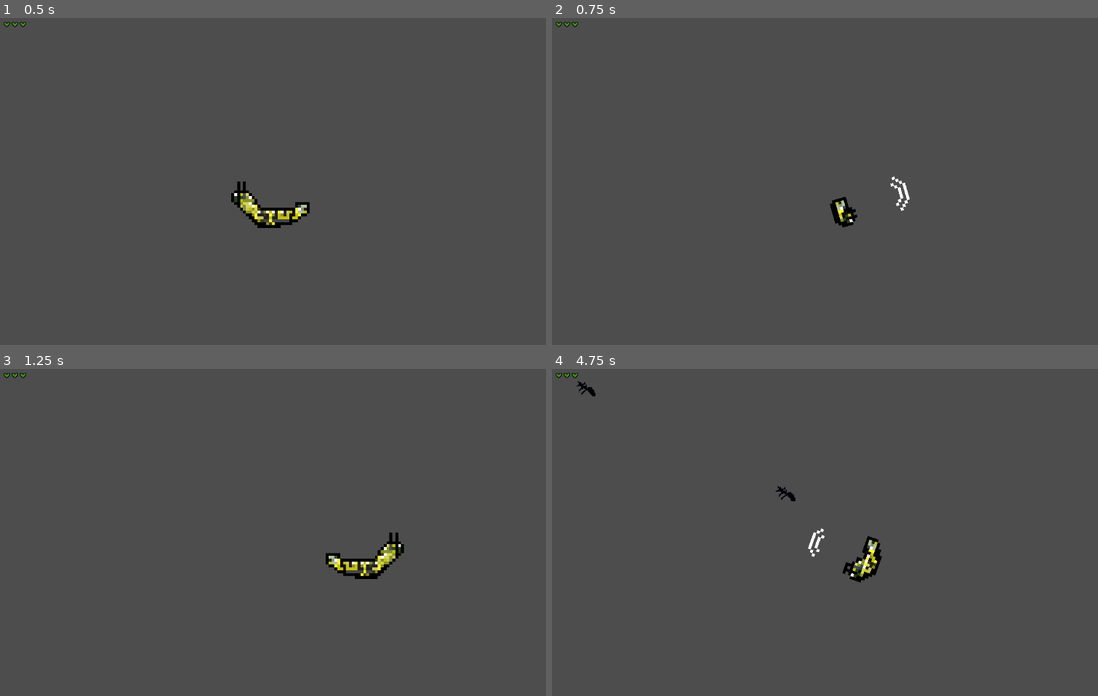
Above: before the commit, frames 1-4 (two rows, left to right).
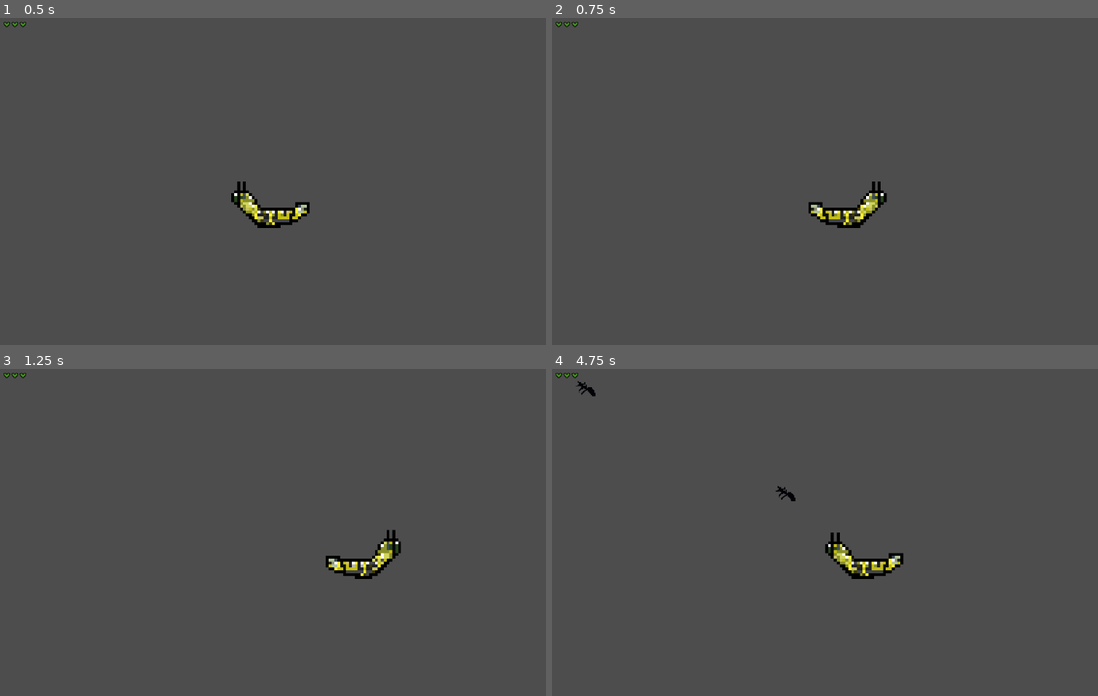
Above: after the commit, the same moments.

Repository: Armand-Alvarez/metamorphosis---jam-77
Game: Godot game, scene res://src/scenes/game.tscn
Same seed, same stepped clock (60 frames per second), same inputs: the game is played once before the commit and once after it.
Inputs (mouse positions are in pixels of both pictures, inside the frame that each line leads up to):
- Up to frame 1 (0.5 s): no input
- Up to frame 2 (0.75 s): tap Enter at 0.5 s; move the mouse to (972, 165) at 0.52 s; press the mouse at (972, 165) at 0.53 s; hold D (move_right) from 0.53 s (still down)
- Up to frame 3 (1.25 s): keep holding D (move_right)
- Up to frame 4 (4.75 s): move the mouse to (726, 548) at 1.27 s; release D (move_right) at 1.28 s; release the mouse at (726, 548) at 1.28 s; hold S (move_down) 1.28-2.03 s; click (726, 548) at 1.35 s; move the mouse to (901, 460) at 2.02 s; press the mouse at (901, 460) at 2.03 s; hold D (move_right) 2.03-2.78 s; tap Space (spawn_mob) at 2.1, 4.35 s; move the mouse to (814, 597) at 2.77 s; release the mouse at (814, 597) at 2.78 s; hold W (move_up) 2.78-3.53 s; click (814, 597) at 2.85 s; move the mouse to (1016, 581) at 3.52 s; press the mouse at (1016, 581) at 3.53 s; hold A (move_left) from 3.53 s (still down); move the mouse to (666, 483) at 4.27 s; release the mouse at (666, 483) at 4.28 s; click (666, 483) at 4.55 s

Frame 1 is identical in both runs. In frame 2, 1.0% of the frame differs, in the area x 47-66%, y 48-65%; in frame 3, 0.5%; in frame 4, 1.1%, in the area x 46-65%, y 48-66%.
Error after the commit: Invalid access to property or key 'position' on a base object of type 'null instance'. (res://src/scripts/caterpillar.gd:76)

Commit message:
Refactor attack method to use get_local_mouse_position for accurate direction calculation

Diff:
--- a/src/scripts/caterpillar.gd
+++ b/src/scripts/caterpillar.gd
@@ -71,8 +71,9 @@
 
 func attack() -> void:
 	_attack_timer.start(attack_speed)
-	var mouse_position = get_viewport().get_mouse_position()
-	var direction_vector = (mouse_position - position).normalized()
+	#var mouse_position = get_viewport().get_mouse_position()
+	var mouse_position = get_local_mouse_position()
+	var direction_vector = (mouse_position - $Camera2D.position).normalized()
 	$AttackArea.position = Vector2.ZERO + (direction_vector * 2)
 	$AttackArea.rotation = direction_vector.angle() + (PI / 2)
 	$AttackArea.monitoring = true
